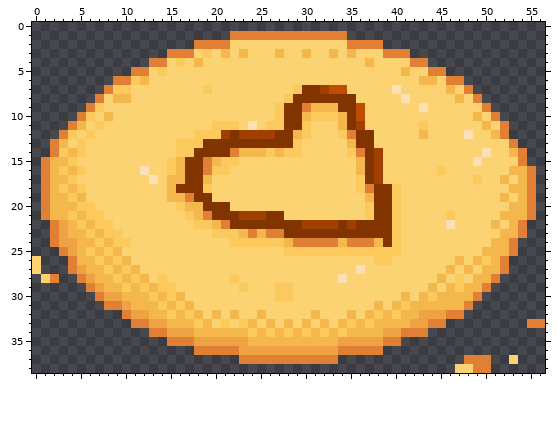
Pixel-art sprite -- src/images/cookies/cookie-6.png. The picture above is the old version.
The file is 57x39 pixels. Pixels under 10% opacity are left out.
After:
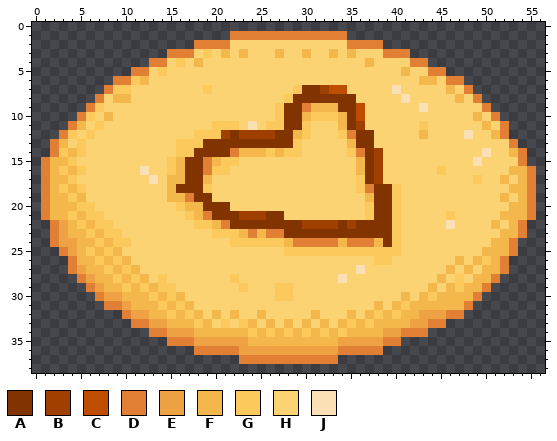
Palette (. is transparent): A #823400  B #9f4000  C #bf4d00  D #e17f34  E #eea244  F #f4b74c  G #fcc95d  H #fbd373  J #fbe0b5
The commit says: Dark background: Doge and cookies
Change:
The edit erases colour D in row 28 at x 2; in row 33 at x 55 to 56; in row 37 at x 48 to 50; in row 38 at x 49 to 50.
The edit erases colour H in rows 26 to 27 at x 0; in row 28 at x 1; in row 37 at x 53; in row 38 at x 47 to 48.
Where, in picture pixels (left, top, right, bottom), the same in both pictures:
erased: (32, 256, 59, 283)
erased: (455, 319, 545, 373)
